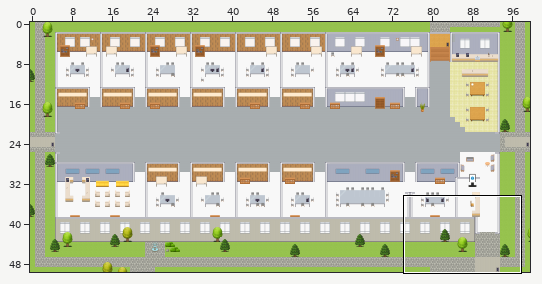
Two states of a Tiled map (JSON), maps/PH-Customer-Engagement-Platform-Content-Dev-Delivery.tmj. The first picture is a wide view before the edit; the outline marks the close-up.
Close-up. Before the edit:
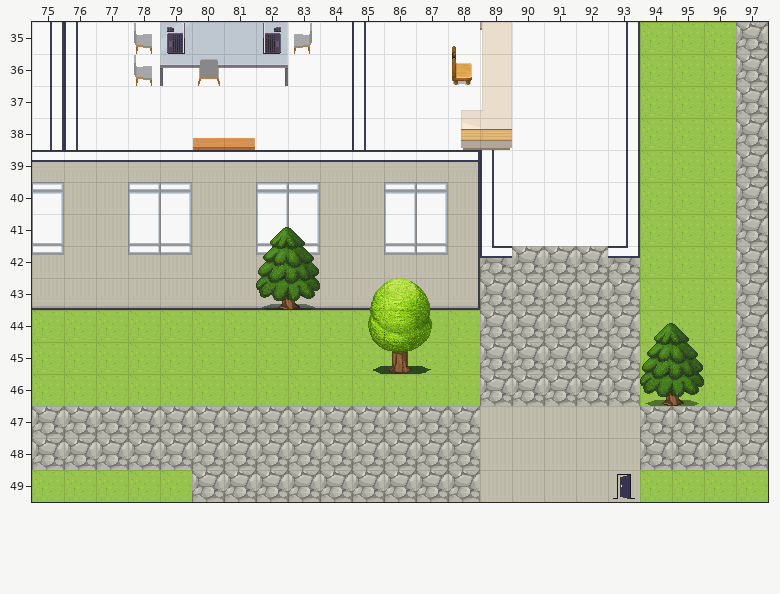
Cells are 32x32 px. Shown: x 75..97, y 35..49.
Now the later version:
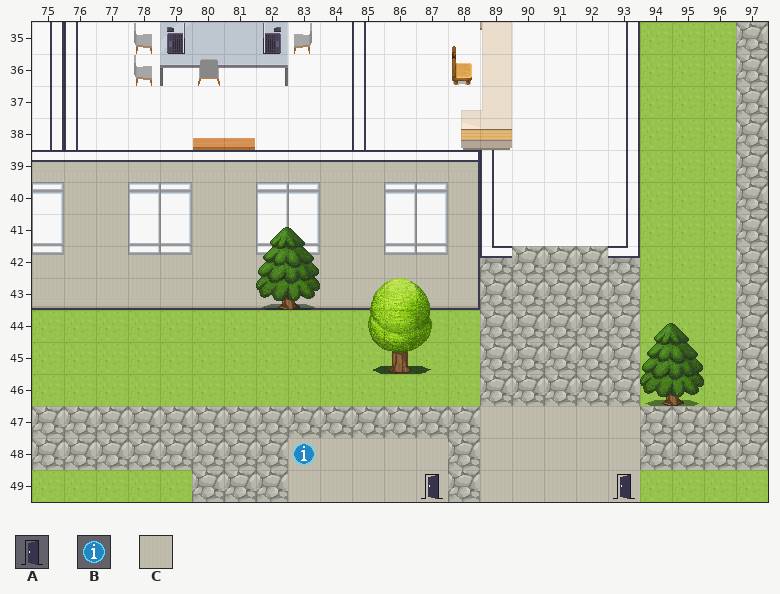
Key: from "User_Zones": A 65, B 104; from "room2": C 328.
_ is an empty cell, . an unchanged one.
The exact change:
--- layer "floors"
@@ x 83..87 @@
-48 _____
-49 _____
+48 CCCCC
+49 CCCCC
--- layer "zones"
@@ x 83..87 @@
-48 _....
-49 ...._
+48 B....
+49 ....A
Pixel boxes of the changes (left, top, right, bottom) in both close-ups:
added: (288, 438, 448, 502)
